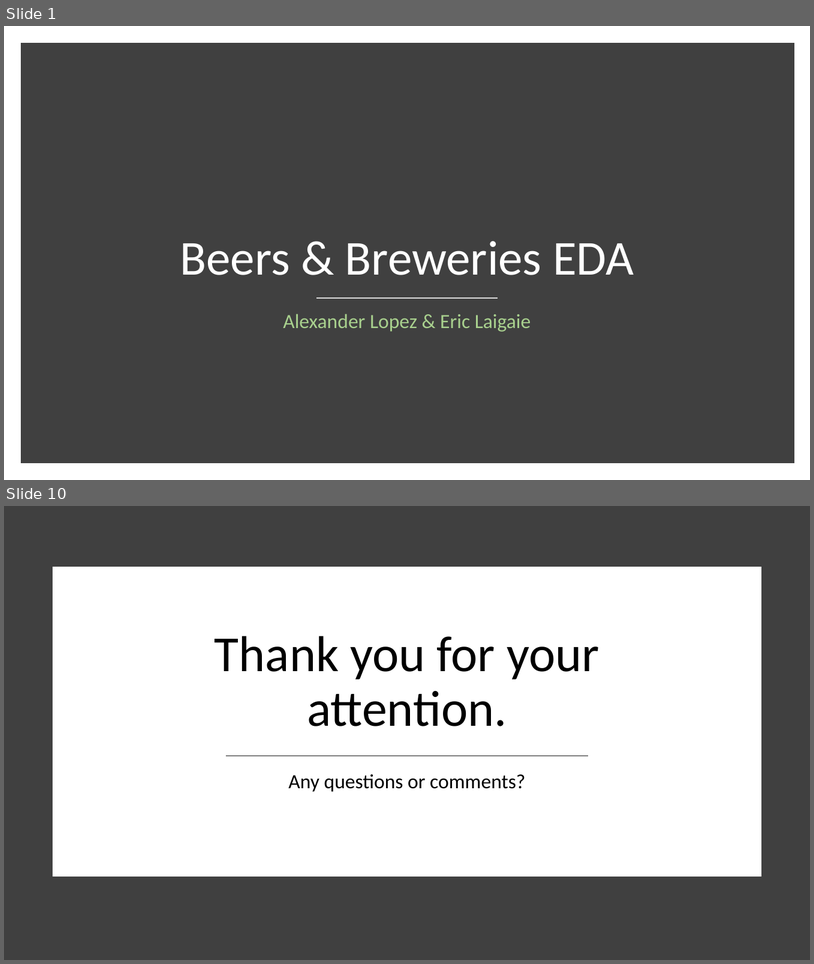
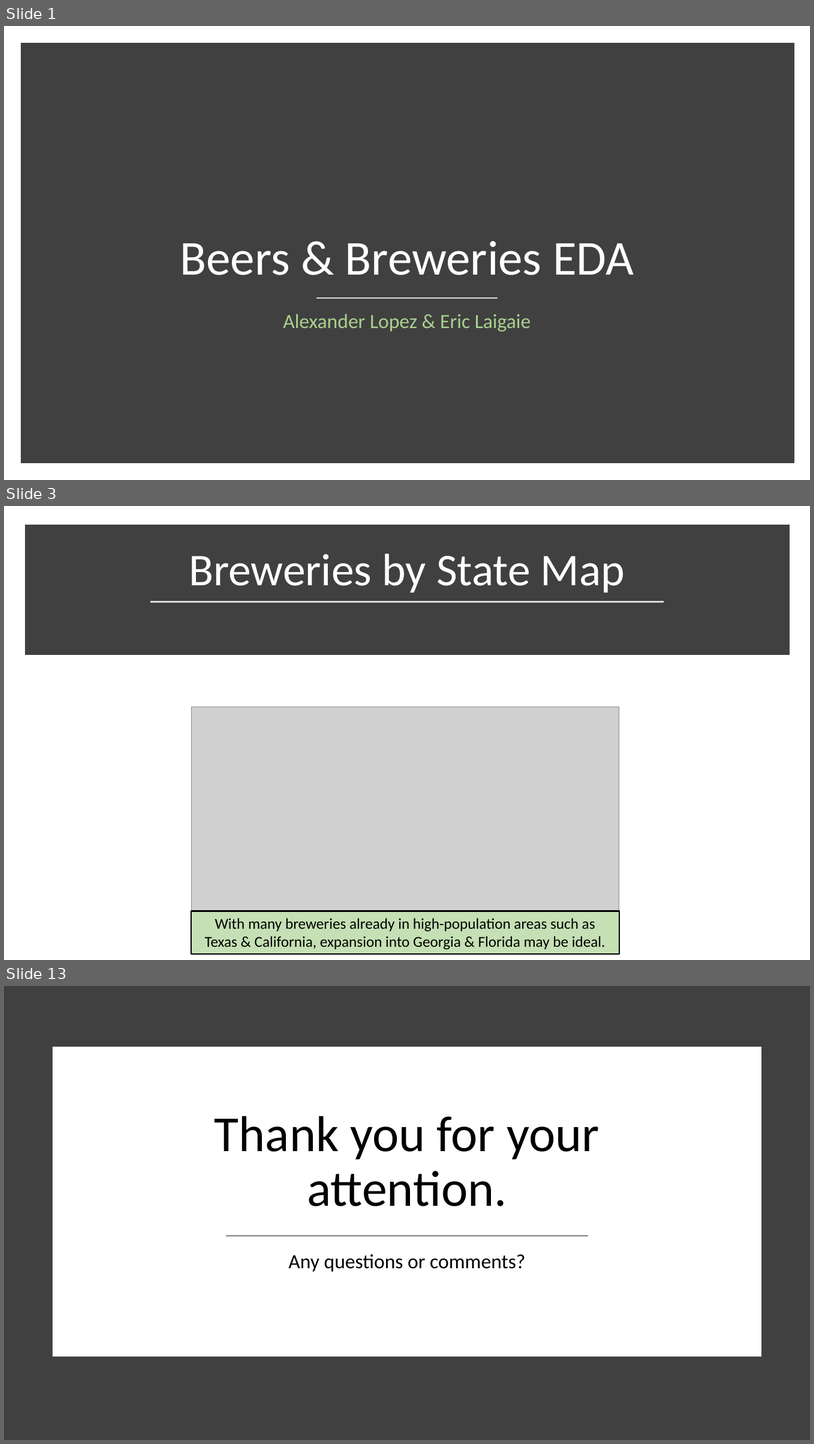
Before and after one commit to ericlaigaie/Case-Study-01, a slide deck: EDA_Presentation - AL.pptx. Shown one above the other, each under a label of ours: slides 1 and 10 before the commit, slides 1, 3 and 13 after it; the slides between them are not shown. The pictures are 814x964 and 814x1444 pixels, drawn with LibreOffice and Linux fonts; fonts in the diff are those of the drawing; grey boxes stand for pictures. Boxes give left, top, right and bottom in pixels: in the first picture for what was removed or moved away, otherwise in the second. Text is boxed around its words. In the diff, an @@ line names an element or a change of style, - is before the commit and + after.

```diff
--- a/EDA_Presentation - AL.pptx
+++ b/EDA_Presentation - AL.pptx
@@ slide 3 added at (4,506,810,960), background #FFFFFF @@
@@ rectangle added at (29,529,786,651), fill #404040, outline #404040 10 pt @@
@@ title added at (189,553,625,592), 54 pt, text #FFFFFF @@
+Breweries by State Map
@@ line added from (150, 601) to (665, 601), #D9D9D9 1.75 pt @@
@@ picture added at (192,707,620,937) @@
@@ rectangle added at (192,911,620,954), fill #C5E0B4, outline #000000 1.5 pt, 18 pt, text #000000 @@
+With many breweries already in high-population areas such as Texas & California, expansion into Georgia & Florida may be ideal.
@@ what was slide 10 is now slide 13 @@
```
Also in this commit, not shown: 4 slides changed, 8 other slides added, 4 slides removed.
